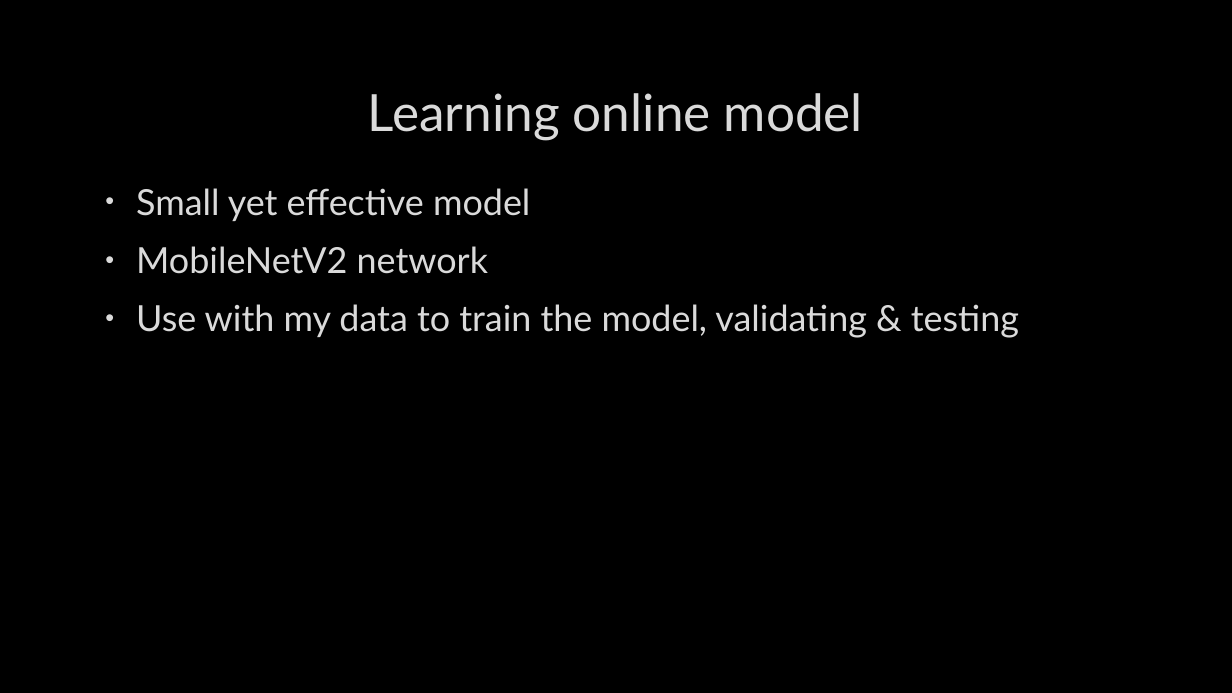
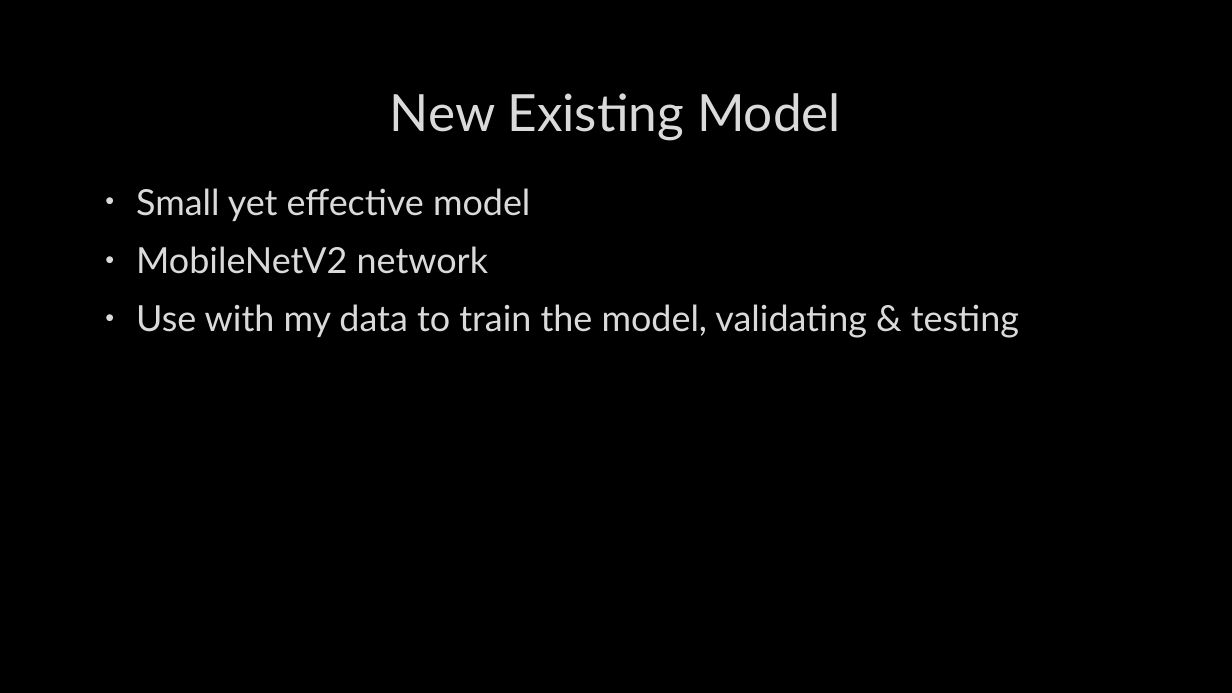
Before and after one commit to nexttimesr/car-classification, a slide deck: slide 6 of project.pptx. Drawn at 1232x693 pixels with LibreOffice and Linux fonts; fonts in the diff are those of the drawing; background and template pictures are left out. Boxes give left, top, right and bottom in pixels: in the first picture for what was removed or moved away, otherwise in the second. Text is boxed around its words. In the diff, an @@ line names an element or a change of style, - is before the commit and + after.

```diff
--- a/project.pptx
+++ b/project.pptx
@@ title at (390,93,841,140): text changed @@
-Learning online model
+New Existing Model
```
Also in this commit, not shown: 3 other slides changed.
